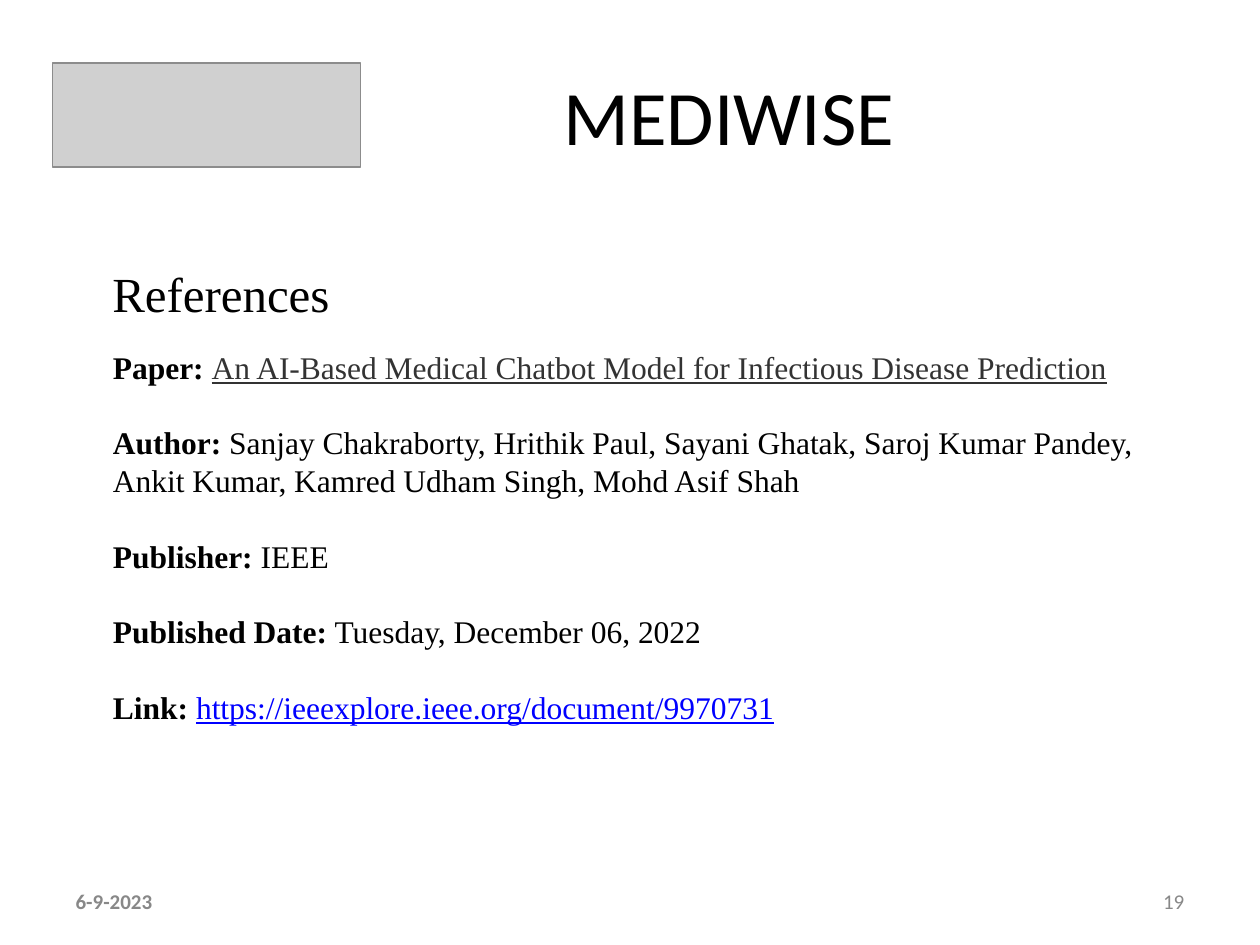
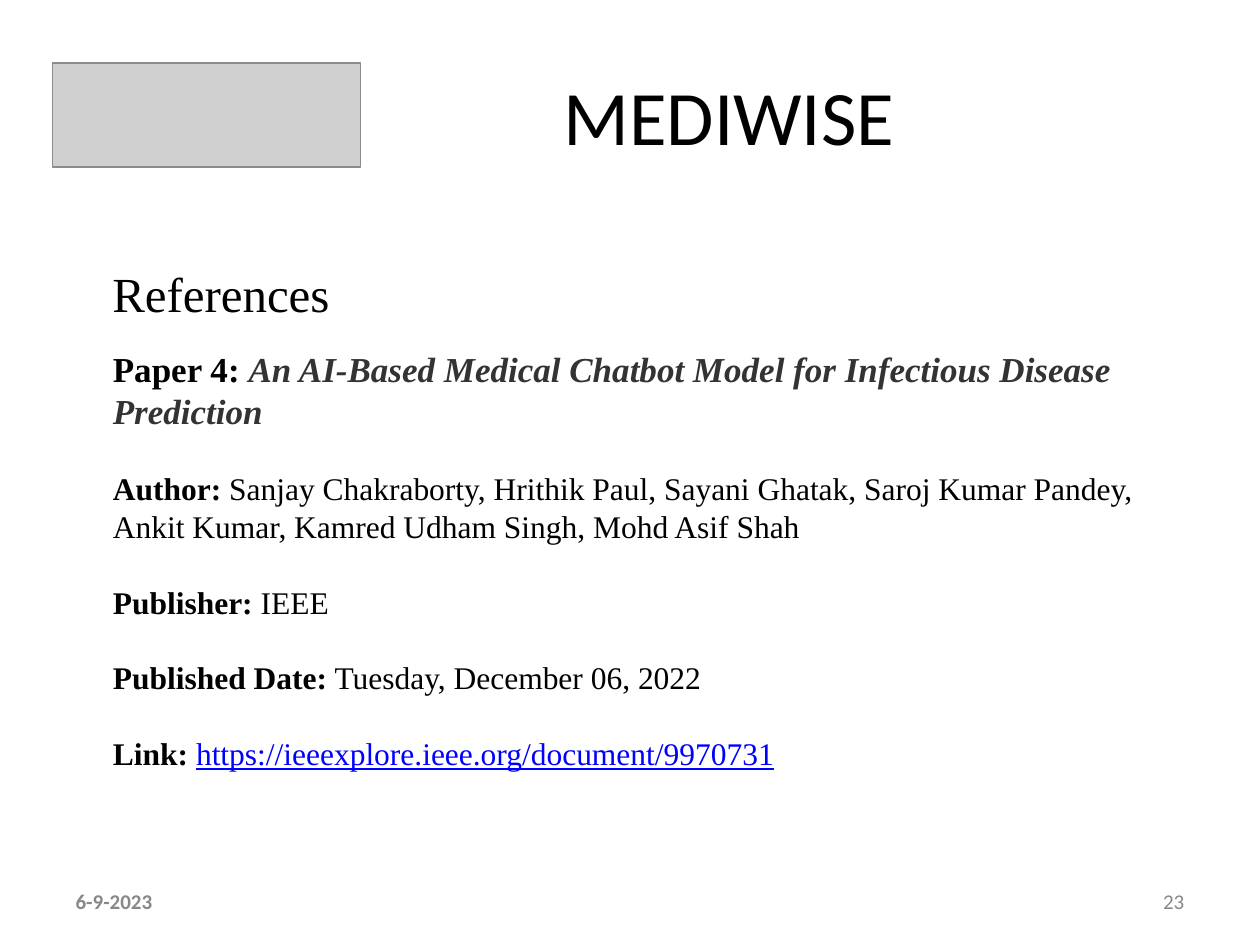
Before and after one commit to ani23-11/MediWise, a slide deck: slide 23 of ppt and references/Main - PPT Template Ctech.pptx (slide 19 before the commit). Drawn at 1260x945 pixels with LibreOffice and Linux fonts; fonts in the diff are those of the drawing; grey boxes stand for pictures. Boxes give left, top, right and bottom in pixels: in the first picture for what was removed or moved away, otherwise in the second. Text is boxed around its words. In the diff, an @@ line names an element or a change of style, - is before the commit and + after.

```diff
--- a/ppt and references/Main - PPT Template Ctech.pptx
+++ b/ppt and references/Main - PPT Template Ctech.pptx
@@ text at (113, 357, 1110, 425): text changed; size 18 to 20 pt; bold on; italic on @@
-Paper: An AI-Based Medical Chatbot Model for Infectious Disease Prediction
+Paper 4: An AI-Based Medical Chatbot Model for Infectious Disease Prediction
@@ page number at (1163, 895, 1184, 909): text changed @@
-19
+23
```
Also in this commit, not shown: 19 other slides changed, 4 slides added, 1 other file.
